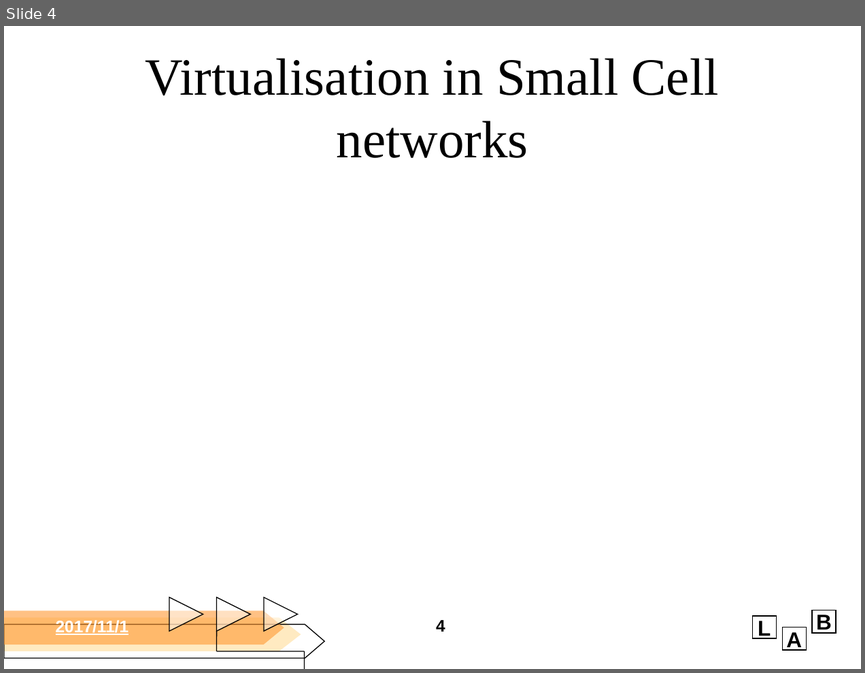
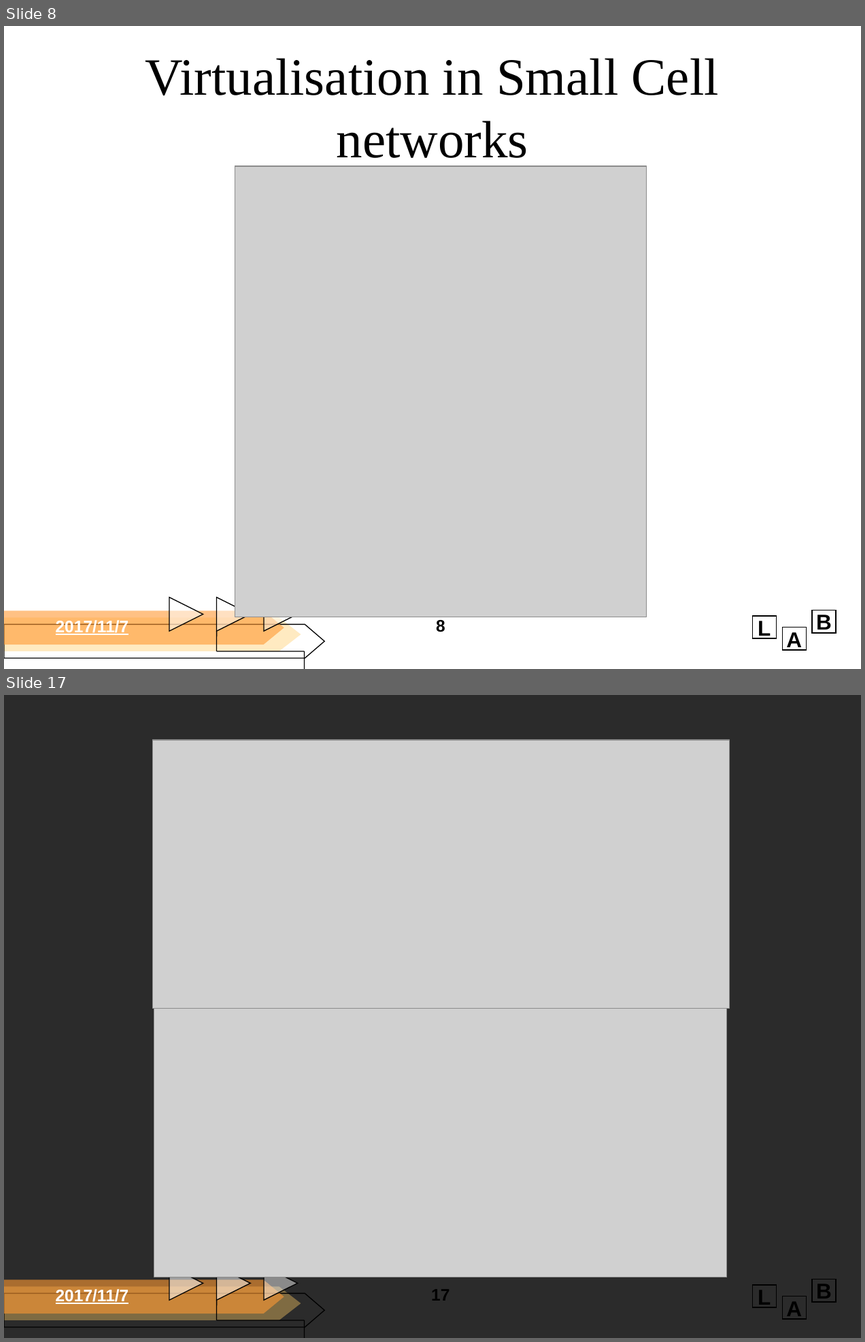
Before and after one commit to d26000523/ciis, a slide deck: homework/1109.pptx. Shown one above the other, each under a label of ours: slide 4 before the commit, slides 8 and 17 after it; the slides between them are not shown. The pictures are 865x673 and 865x1342 pixels, drawn with LibreOffice and Linux fonts; fonts in the diff are those of the drawing; grey boxes stand for pictures; background and template pictures are left out; a plain dark background stands for a picture behind light text. Boxes give left, top, right and bottom in pixels: in the first picture for what was removed or moved away, otherwise in the second. Text is boxed around its words. In the diff, an @@ line names an element or a change of style, - is before the commit and + after.

```diff
--- a/homework/1109.pptx
+++ b/homework/1109.pptx
@@ slide 17 added at bbox=[4, 695, 861, 1338], background picture (left out); not listed: 12 template elements that a slide beside it also shows @@
@@ picture added at bbox=[153, 740, 730, 1008] @@
@@ picture added at bbox=[154, 1008, 726, 1277] @@
@@ text added at bbox=[56, 1289, 129, 1304], 14 pt, text #FFFFFF, bold, underline @@
+2017/11/7
@@ page number added at bbox=[431, 1289, 449, 1300], 14 pt, text #000000, bold @@
+17
@@ what was slide 4 is now slide 8 @@
@@ slide 8 changed as well @@
@@ picture added at bbox=[235, 167, 646, 617] @@
@@ text at bbox=[56, 620, 129, 635]: text changed @@
-2017/11/1
+2017/11/7
@@ page number at bbox=[436, 620, 445, 632]: text changed @@
-4
+8
```
Also in this commit, not shown: 3 other slides changed, 15 other slides added.
